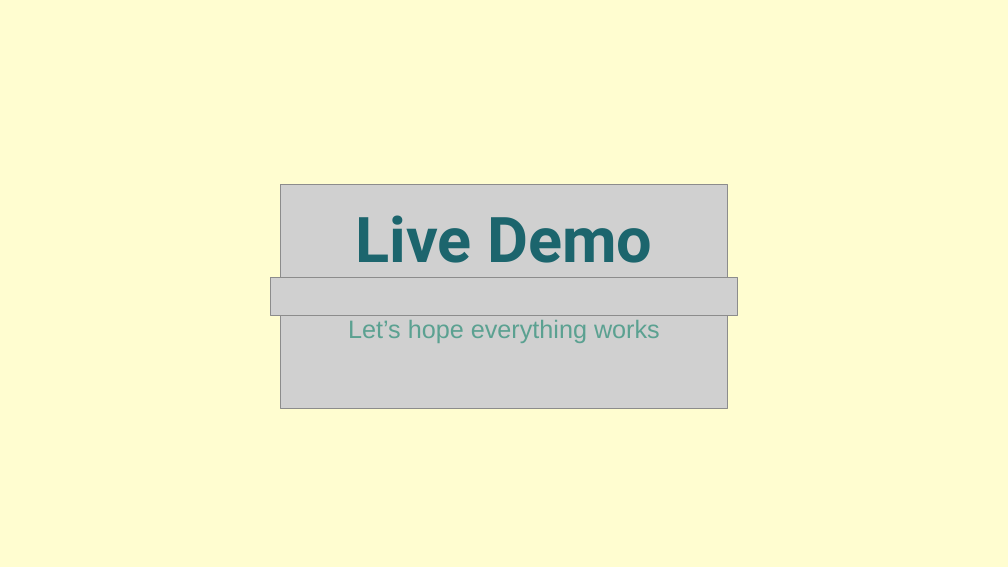
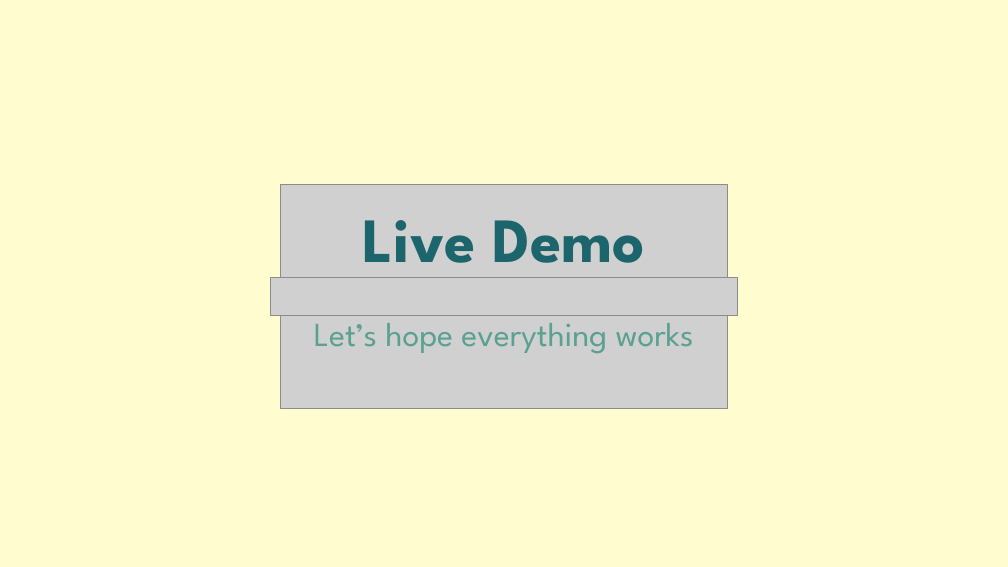
Before and after one commit to Ciorpy/G.A.I.A.-CMLS-2025, a slide deck: slide 30 of GAIA.pptx. Drawn at 1008x567 pixels with LibreOffice and Linux fonts; fonts in the diff are those of the drawing; grey boxes stand for pictures. Boxes give left, top, right and bottom in pixels: in the first picture for what was removed or moved away, otherwise in the second. Text is boxed around its words. In the diff, an @@ line names an element or a change of style, - is before the commit and + after.

```diff
--- a/GAIA.pptx
+++ b/GAIA.pptx
@@ text "Live Demo" at [363, 220, 645, 278]: font Roboto to League Spartan @@
@@ text "Let’s hope everything works" at [314, 315, 694, 354]: size 24 to 32 pt, font Arial to League Spartan @@
```
Also in this commit, not shown: 29 other slides changed.
